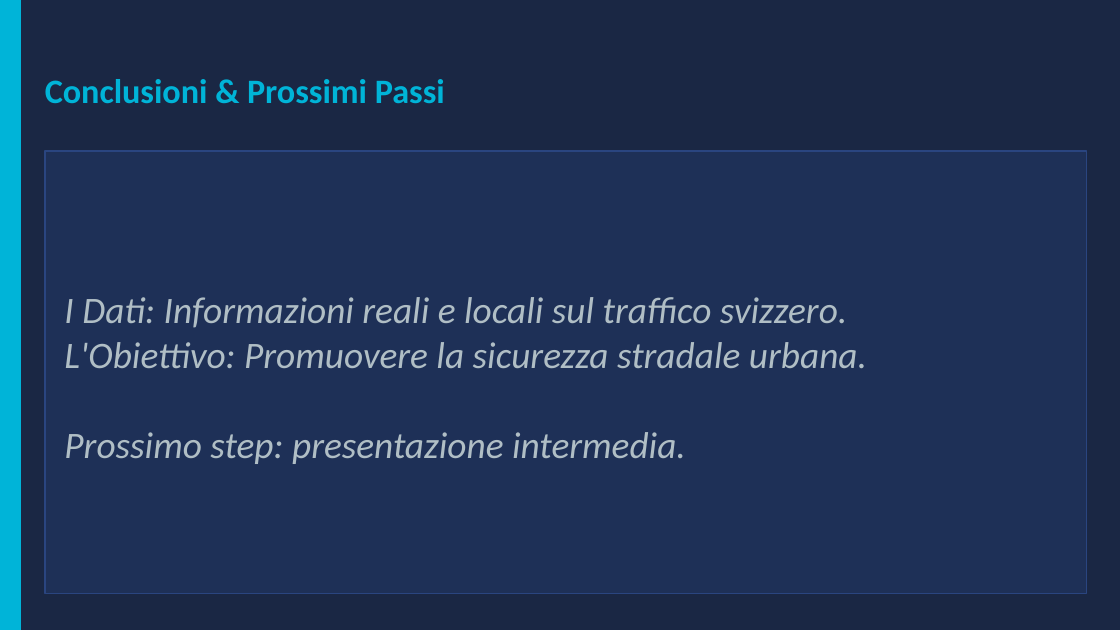
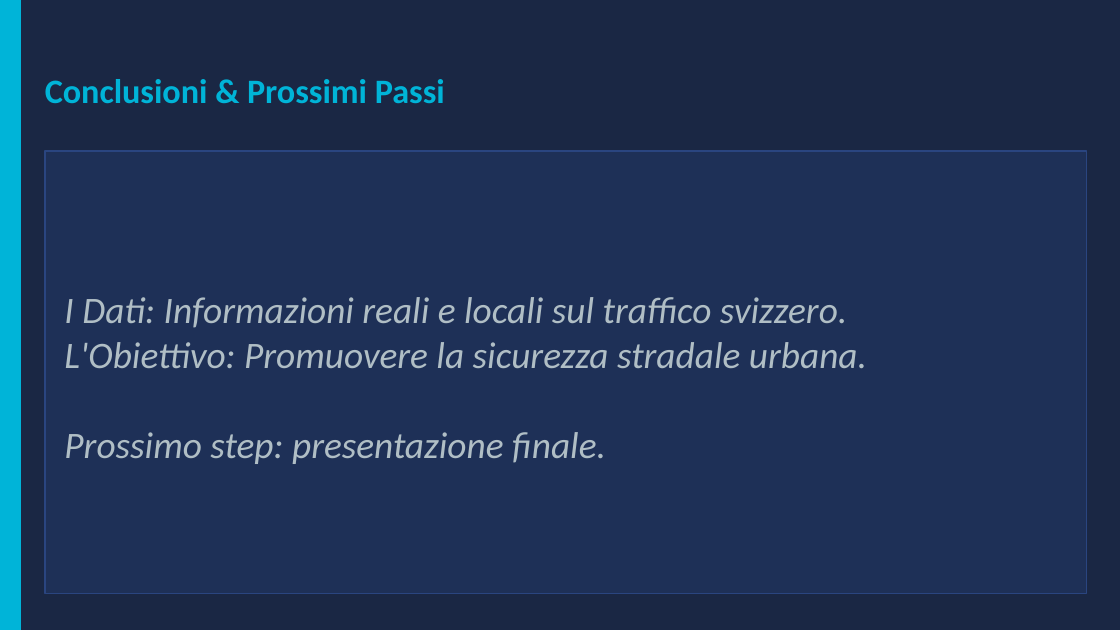
Before and after one commit to pezzandre/dataScience2, a slide deck: slide 10 of speed_monitoring.pptx (slide 7 before the commit). Drawn at 1120x630 pixels with LibreOffice and Linux fonts; fonts in the diff are those of the drawing. Boxes give left, top, right and bottom in pixels: in the first picture for what was removed or moved away, otherwise in the second. Text is boxed around its words. In the diff, an @@ line names an element or a change of style, - is before the commit and + after.

Commit message:
Modifiche scattermap e presentazione intermedia

```diff
--- a/speed_monitoring.pptx
+++ b/speed_monitoring.pptx
@@ text at box(64, 432, 606, 464): text changed @@
-Prossimo step: presentazione intermedia.
+Prossimo step: presentazione finale.
```
Also in this commit, not shown: 2 other slides changed, 4 slides added, 1 slide removed, 1 other file.
